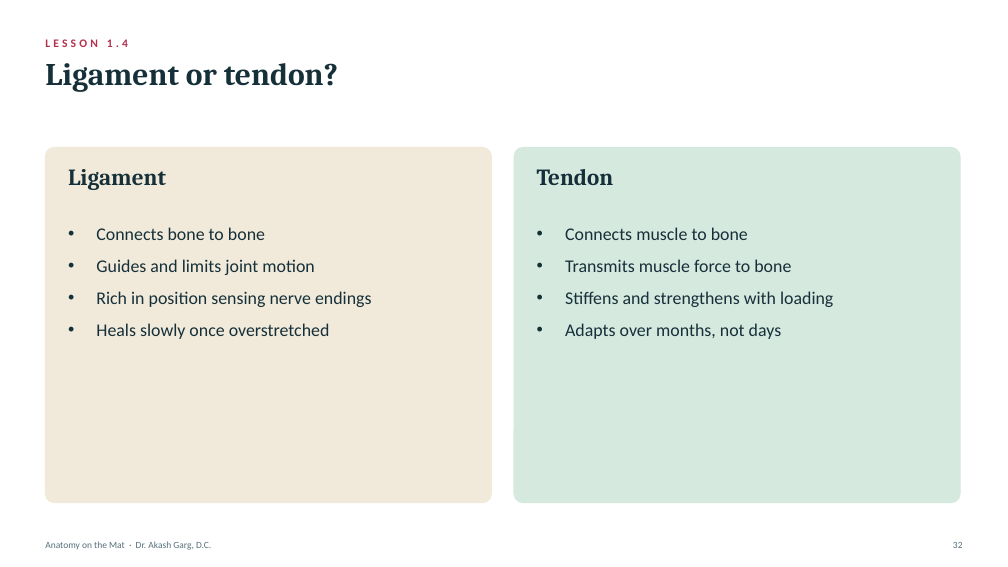
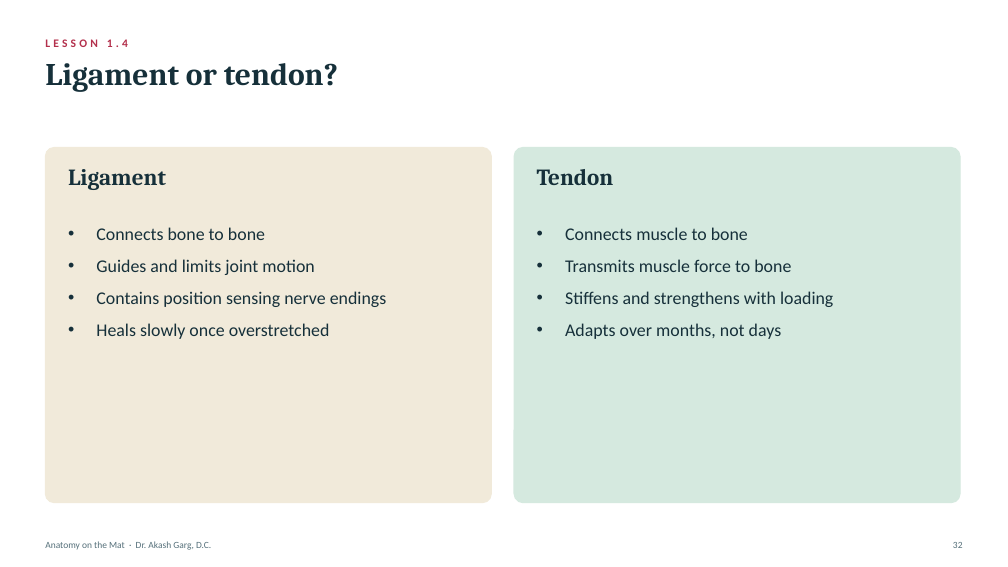
Before and after one commit to Kashee12345/anatomy-on-the-mat, a slide deck: slide 32 of decks/Module_1_The_Language_of_Movement.pptx. Drawn at 1008x567 pixels with LibreOffice and Linux fonts; fonts in the diff are those of the drawing. Boxes give left, top, right and bottom in pixels: in the first picture for what was removed or moved away, otherwise in the second. Text is boxed around its words. In the diff, an @@ line names an element or a change of style, - is before the commit and + after.

```diff
--- a/decks/Module_1_The_Language_of_Movement.pptx
+++ b/decks/Module_1_The_Language_of_Movement.pptx
@@ text at box(96, 291, 387, 307): text changed @@
-• Rich in position sensing nerve endings
+• Contains position sensing nerve endings
```
Also in this commit, not shown: 2 other slides changed, 3 other files.
